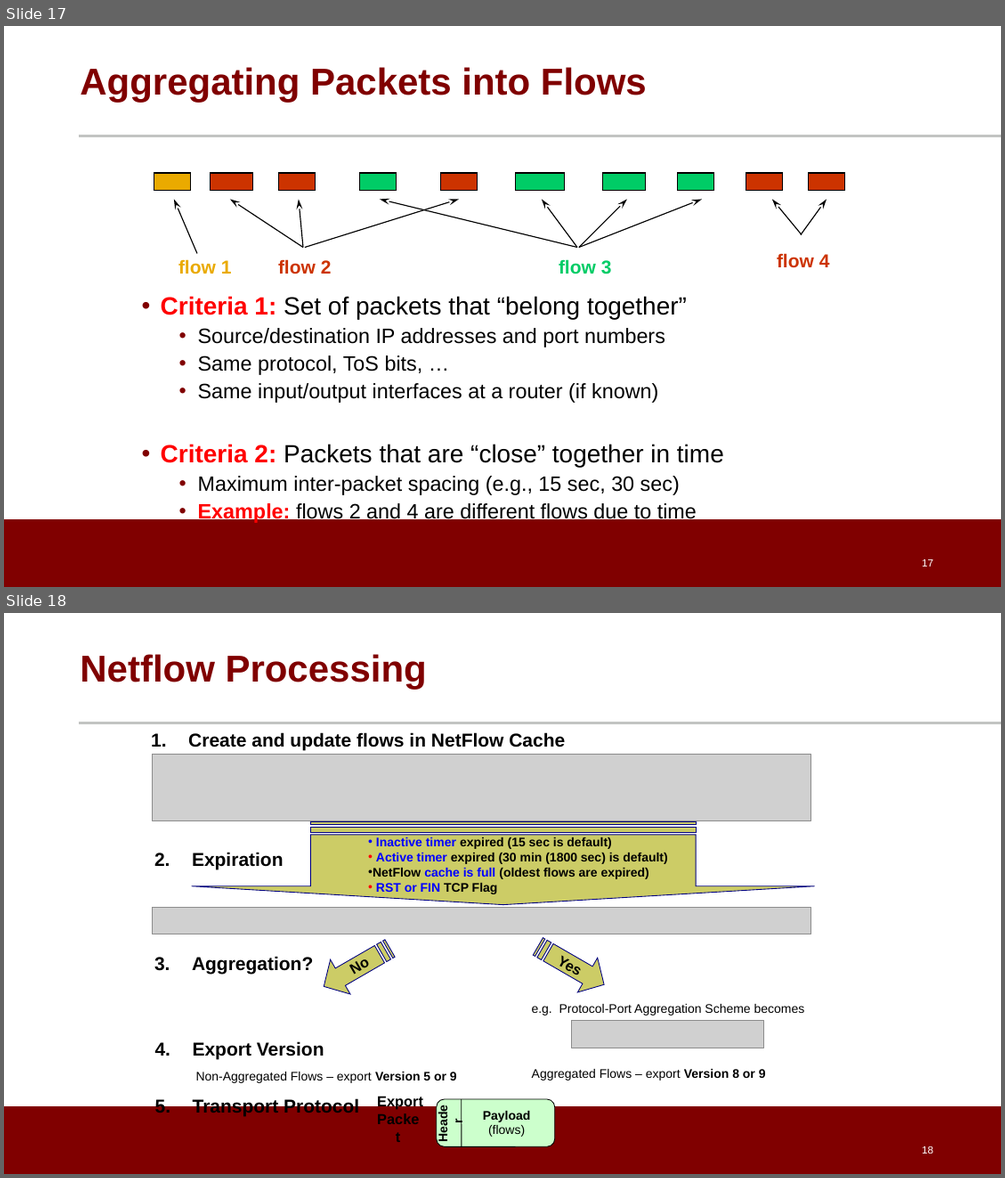
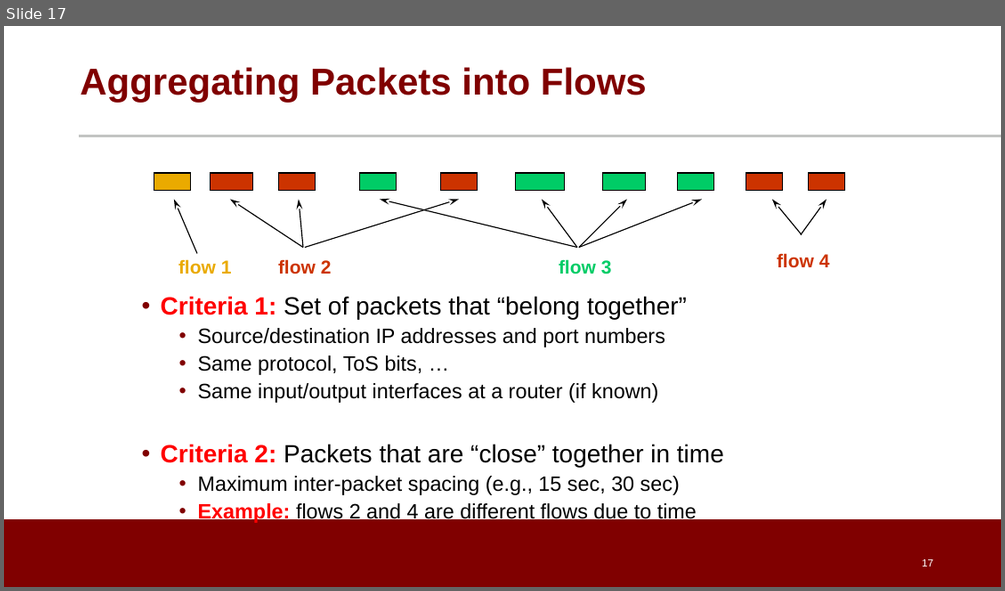
Before and after one commit to noise-lab/ML-Cybersecurity, a slide deck: module-2/ppt/2.2-Measurement.pptx. Shown one above the other, each under a label of ours: slides 17 and 18 before the commit, slide 17 after it. The pictures are 1005x1178 and 1005x591 pixels, drawn with LibreOffice and Linux fonts; fonts in the diff are those of the drawing; grey boxes stand for pictures; background and template pictures are left out. Boxes give left, top, right and bottom in pixels: in the first picture for what was removed or moved away, otherwise in the second. Text is boxed around its words. In the diff, an @@ line names an element or a change of style, - is before the commit and + after.

```diff
--- a/module-2/ppt/2.2-Measurement.pptx
+++ b/module-2/ppt/2.2-Measurement.pptx
@@ slide 18 removed at (x1=4, y1=613, x2=1001, y2=1174), background #FFFFFF; not listed: 2 template elements that a slide beside it also shows @@
@@ title removed at (x1=80, y1=654, x2=427, y2=690) @@
-Netflow Processing
@@ text removed at (x1=188, y1=732, x2=565, y2=750) @@
-1. Create and update flows in NetFlow Cache
@@ picture removed at (x1=152, y1=754, x2=811, y2=821) @@
@@ freeform shape removed at (x1=192, y1=821, x2=815, y2=905) @@
@@ text removed at (x1=192, y1=852, x2=283, y2=870) @@
-2. Expiration
@@ text removed at (x1=372, y1=837, x2=667, y2=894) @@
-• Inactive timer expired (15 sec is default)
-• Active timer expired (30 min (1800 sec) is default)
-• NetFlow cache is full (oldest flows are expired)
-• RST or FIN TCP Flag
@@ picture removed at (x1=152, y1=907, x2=811, y2=933) @@
@@ freeform shape removed at (x1=314, y1=931, x2=400, y2=1004) @@
@@ freeform shape removed at (x1=528, y1=929, x2=614, y2=1002) @@
@@ text removed at (x1=192, y1=956, x2=313, y2=973) @@
-3. Aggregation?
@@ text removed at (x1=354, y1=959, x2=371, y2=978) @@
-No
@@ text removed at (x1=548, y1=946, x2=592, y2=985) @@
-Yes
@@ text removed at (x1=532, y1=1004, x2=805, y2=1015) @@
-e.g. Protocol-Port Aggregation Scheme becomes
@@ picture removed at (x1=571, y1=1021, x2=763, y2=1047) @@
@@ text removed at (x1=193, y1=1041, x2=324, y2=1059) @@
-4. Export Version
@@ text removed at (x1=196, y1=1071, x2=457, y2=1083) @@
-Non-Aggregated Flows – export Version 5 or 9
@@ ellipse removed at (x1=359, y1=1089, x2=442, y2=1148) @@
-Export
-Packet
@@ ellipse removed at (x1=424, y1=1086, x2=475, y2=1159) @@
-Header
@@ text removed at (x1=532, y1=1069, x2=766, y2=1080) @@
-Aggregated Flows – export Version 8 or 9
@@ text removed at (x1=193, y1=1097, x2=359, y2=1116) @@
-5. Transport Protocol
@@ rounded rectangle removed at (x1=437, y1=1099, x2=554, y2=1147) @@
@@ line removed from (461, 1099) to (461, 1147) @@
@@ ellipse removed at (x1=461, y1=1097, x2=552, y2=1148) @@
-Payload
-(flows)
@@ page number removed at (x1=922, y1=1146, x2=933, y2=1153) @@
-18
```
Also in this commit, not shown: 9 slides changed, 1 slide added, 2 other slides removed, 5 other files.
